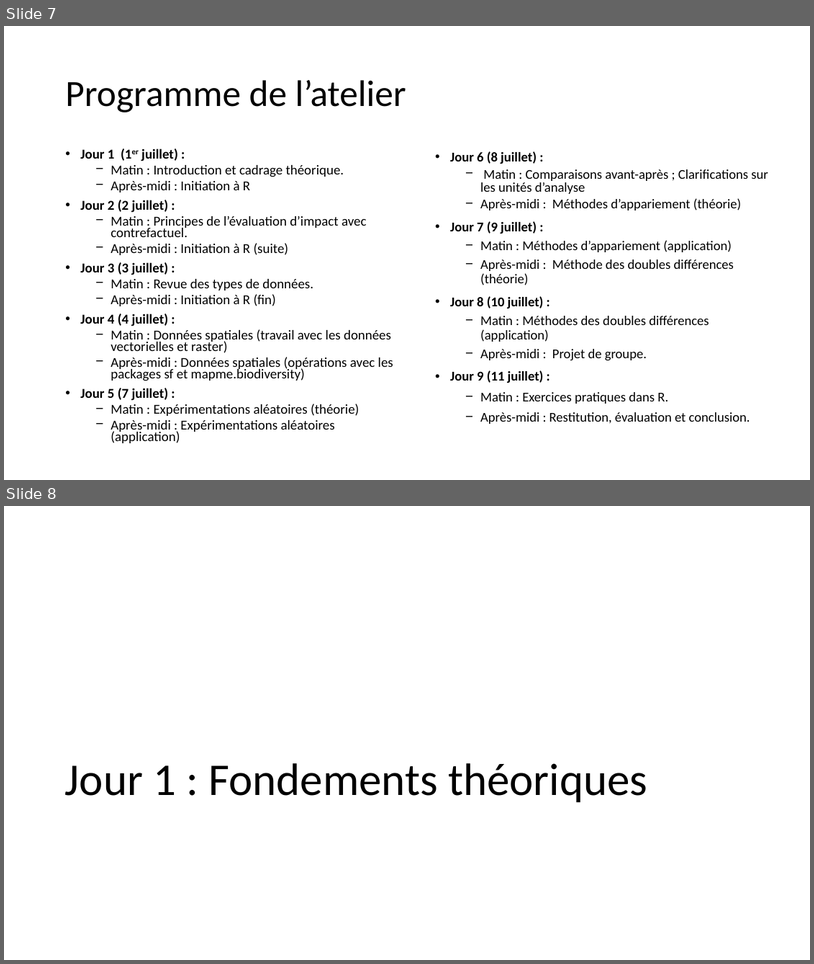
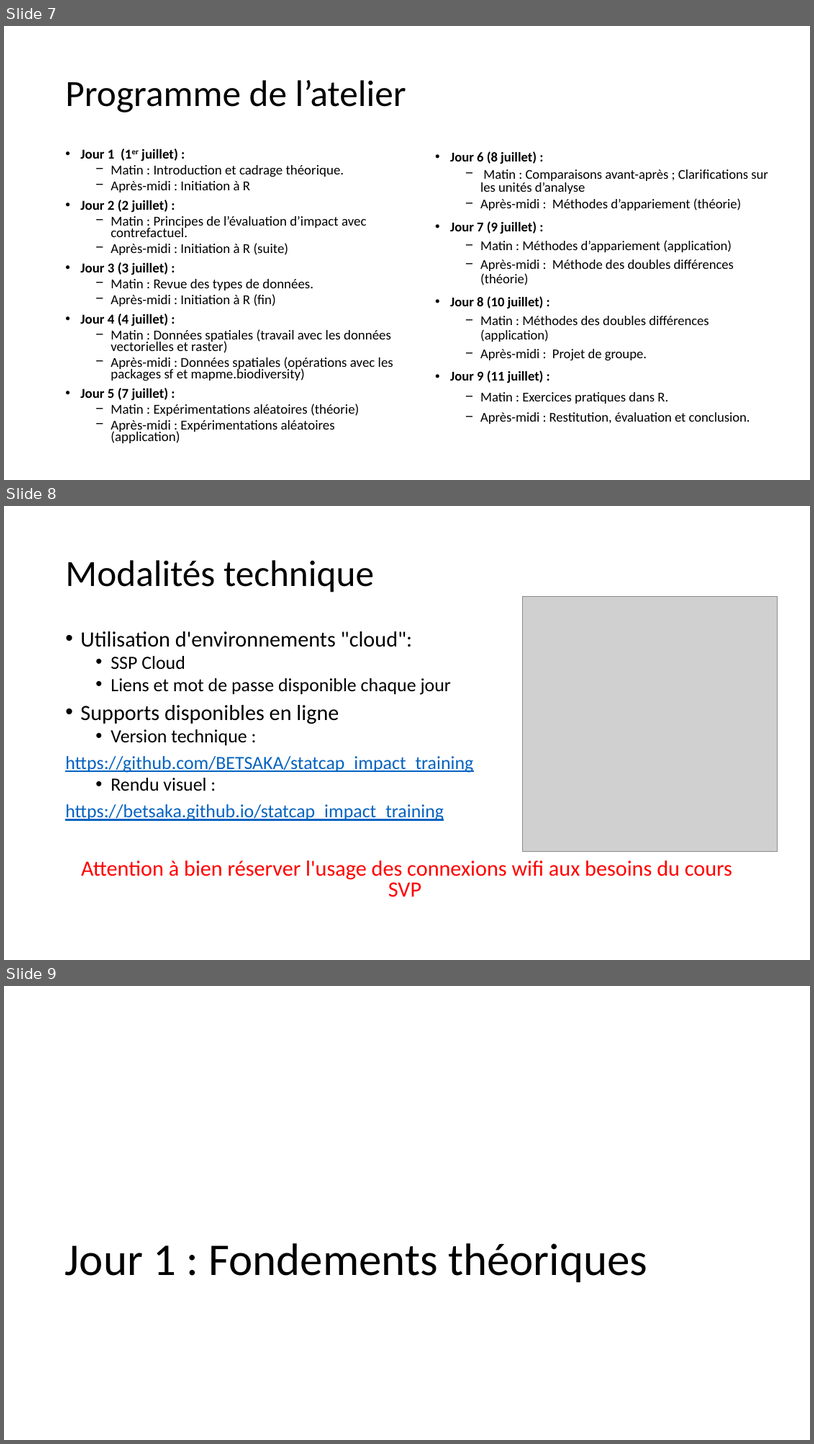
Before and after one commit to BETSAKA/statcap_impact_training, a slide deck: slides/fr/Jour 1_Introduction_Fondamentaux.pptx. Shown one above the other, each under a label of ours: slides 7 and 8 before the commit, slides 7, 8 and 9 after it. The pictures are 814x964 and 814x1444 pixels, drawn with LibreOffice and Linux fonts; fonts in the diff are those of the drawing; grey boxes stand for pictures. Boxes give left, top, right and bottom in pixels: in the first picture for what was removed or moved away, otherwise in the second. Text is boxed around its words. In the diff, an @@ line names an element or a change of style, - is before the commit and + after.

Commit message:
slides mentionnant l'environnement technique

```diff
--- a/slides/fr/Jour 1_Introduction_Fondamentaux.pptx
+++ b/slides/fr/Jour 1_Introduction_Fondamentaux.pptx
@@ slide 8 added at (4,506,810,960), background #FFFFFF @@
@@ title added at (65,560,374,592), 44 pt, text #000000 @@
+Modalités technique
@@ picture added at (523,596,778,852) @@
@@ text added at (65,631,733,897), 22.2 pt, text #000000 @@
+• Utilisation d'environnements "cloud":
+  • SSP Cloud
+  • Liens et mot de passe disponible chaque jour
+• Supports disponibles en ligne
+  • Version technique :
+https://github.com/BETSAKA/statcap_impact_training
+  • Rendu visuel :
+https://betsaka.github.io/statcap_impact_training
+Attention à bien réserver l'usage des connexions wifi aux besoins du cours SVP
@@ what was slide 8 is now slide 9 @@
```
Also in this commit, not shown: 1 slide changed, 1 other file.
